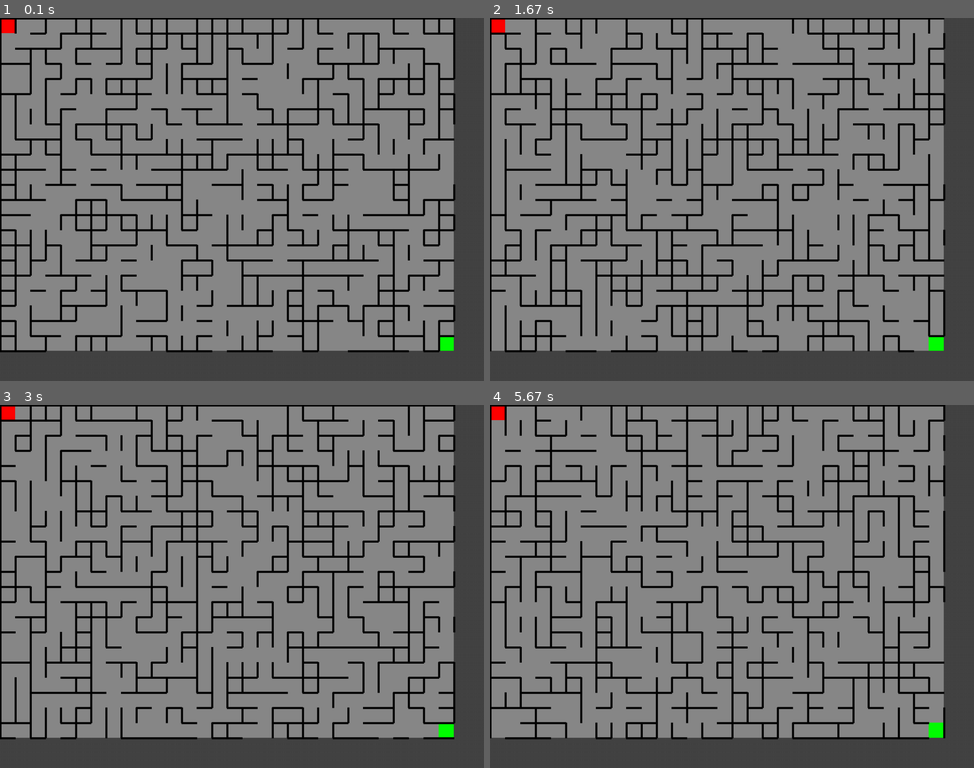
Above: before the commit, frames 1-4 (two rows, left to right).
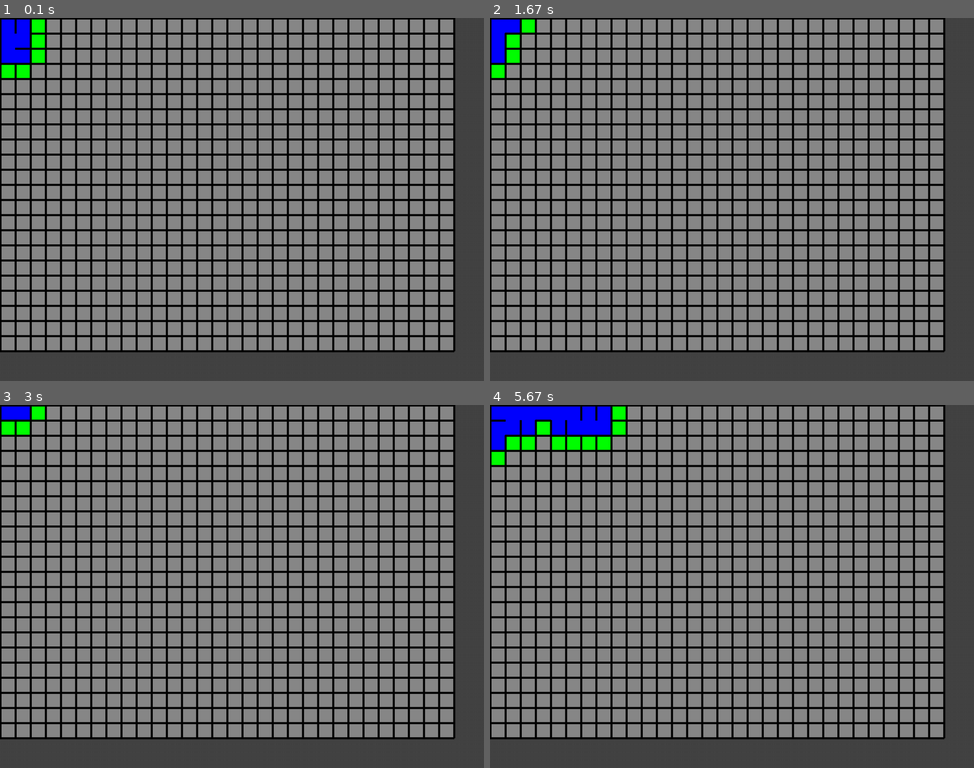
Above: after the commit, the same moments.

Repository: Jirka-Mayer/NPRG030-062
Game: pygame game, started from alg/2020-12-14/01-generovani.py
Two runs of this game, one before a commit and one after it. Both use one fixed random seed, a clock stepped at 60 frames per second and the inputs below.
Inputs:
- Up to frame 1 (0.1 s): no input
- Up to frame 2 (1.67 s): tap Space at 0.33, 0.73, 1.03, 1.23, 1.57 s
- Up to frame 3 (3 s): tap Space at 1.87, 2.07, 2.37, 2.63, 2.97 s
- Up to frame 4 (5.67 s): tap Space at 3.27, 3.4, 3.8, 4.1, 4.47, 4.87, 5.17, 5.37 s

The runs differ from the first frame. In frame 1, 13% of the frame differs, in the area x 0-95%, y 0-93%; in frame 2, 13%; in frame 3, 13%; in frame 4, 15%.

Commit message:
Záznam 14. prosince

Diff:
--- a/alg/2020-12-14/01-generovani.py
+++ b/alg/2020-12-14/01-generovani.py
@@ -118,14 +118,104 @@
 class MazeGenerator:
     def __init__(self, maze):
         self.maze = maze
-
-    def generate(self):
-        self.maze.cells[0][0].color = "red"
-        self.maze.cells[-1][-1].color = "green"
+        self.generator_instance = None
+
+    def start_generation(self):
+        self.generator_instance = self.generate()
+
+    def step_generation(self):
+        if self.generator_instance is None:
+            return
+
+        try:
+            self.generator_instance.__next__()
+        except StopIteration:
+            self.generator_instance = None
+
+    def clear_maze(self):
+        # self.maze.cells[0][0].color = "red"
+        # self.maze.cells[-1][-1].color = "green"
         for x in range(self.maze.width):
             for y in range(self.maze.height):
-                self.maze.cells[x][y].right_wall = random.choice([True, False])
-                self.maze.cells[x][y].bottom_wall = random.choice([True, False])
+                self.maze.cells[x][y].right_wall = True
+                self.maze.cells[x][y].bottom_wall = True
+                self.maze.cells[x][y].color = None
+
+    def generate(self):
+        self.clear_maze()
+
+        open_vertices = []
+        closed_vertices = [[None for _ in range(self.maze.height)] for _ in range(self.maze.width)]
+
+        # pomocné funkce
+        def cell_exists(x, y):
+            if x < 0 or x >= self.maze.width: return False
+            if y < 0 or y >= self.maze.height: return False
+            return True
+
+        def cell_closed(x, y):
+            return closed_vertices[x][y] is not None
+
+        def cell_openned(x, y):
+            return (x, y) in open_vertices
+
+        def close_vertex(x, y, parent):
+            closed_vertices[x][y] = parent
+
+            self.maze.cells[x][y].color = "blue"
+
+            # zbouráme zeď
+            if parent == "right":
+                self.maze.cells[x][y].right_wall = False
+            elif parent == "bottom":
+                self.maze.cells[x][y].bottom_wall = False
+            elif parent == "left" and x > 0:
+                self.maze.cells[x - 1][y].right_wall = False
+            elif parent == "top" and y > 0:
+                self.maze.cells[x][y - 1].bottom_wall = False
+
+        def open_vertex(x, y):
+            if not cell_exists(x, y): return
+            if cell_closed(x, y): return
+            if cell_openned(x, y): return
+            open_vertices.append((x, y))
+            self.maze.cells[x][y].color = "green"
+
+        # počáteční stav
+        close_vertex(0, 0, "left")
+        open_vertex(1, 0)
+        open_vertex(0, 1)
+
+        while len(open_vertices) > 0:
+            yield None
+
+            # náhodný otevřený vrchol
+            i = random.randint(0, len(open_vertices) - 1)
+            v = open_vertices[i]
+            del open_vertices[i]
+
+            # seznam uzavřených sousedů pro vybírání rodiče
+            closed_neighbours = []
+            if cell_exists(v[0], v[1] - 1) and cell_closed(v[0], v[1] - 1):
+                closed_neighbours.append("top")
+            if cell_exists(v[0], v[1] + 1) and cell_closed(v[0], v[1] + 1):
+                closed_neighbours.append("bottom")
+            if cell_exists(v[0] - 1, v[1]) and cell_closed(v[0] - 1, v[1]):
+                closed_neighbours.append("left")
+            if cell_exists(v[0] + 1, v[1]) and cell_closed(v[0] + 1, v[1]):
+                closed_neighbours.append("right")
+
+            assert len(closed_neighbours) > 0, "No viable parent exists"
+
+            # zavřeme vybraný vrchol
+            picked_parent = random.choice(closed_neighbours)
+            close_vertex(v[0], v[1], picked_parent)
+
+            # otevřeme sousední vrcholy (pokud jsou volné)
+            open_vertex(v[0] + 1, v[1])
+            open_vertex(v[0] - 1, v[1])
+            open_vertex(v[0], v[1] + 1)
+            open_vertex(v[0], v[1] - 1)
 
 
 class Game(PyGame):
@@ -136,11 +226,14 @@
         self.generator = MazeGenerator(self.maze)
 
     def intialize(self):
-        self.generator.generate()
+        self.generator.start_generation()
 
     def update(self):
         if pygame.key.get_pressed()[pygame.K_SPACE]:
-            self.generator.generate()
+            self.generator.start_generation()
+
+        for _ in range(2):
+            self.generator.step_generation()
 
     def draw(self):
         self.screen.fill("#444444")
--- a/alg/co-bylo.txt
+++ b/alg/co-bylo.txt
@@ -1,3 +1,13 @@
+2020-12-14
+
+    * generování bludiště pomocí otevřených a uzavřených vrcholů
+        - hodně podobné prohledávání do šířky / do hloubky
+        - více na http://pruvodce.ucw.cz/static/pruvodce.pdf
+            - kapitola 5 - reprezentace + prohl. do šířky
+
+    * Dcv - počet neklesajících posloupností
+
+
 2020-12-07
 
     * Oprava chyby v Catalanových číslech z minula
--- a/prg/co-bylo.txt
+++ b/prg/co-bylo.txt
@@ -1,3 +1,10 @@
+2020-12-17
+
+    * Celý obsah bych shrnul pod algoritmizaci
+
+    * Dcv - délka cesty králem po šachovnici
+
+
 2020-12-07
 
     * Nová šablona pro Pygame
